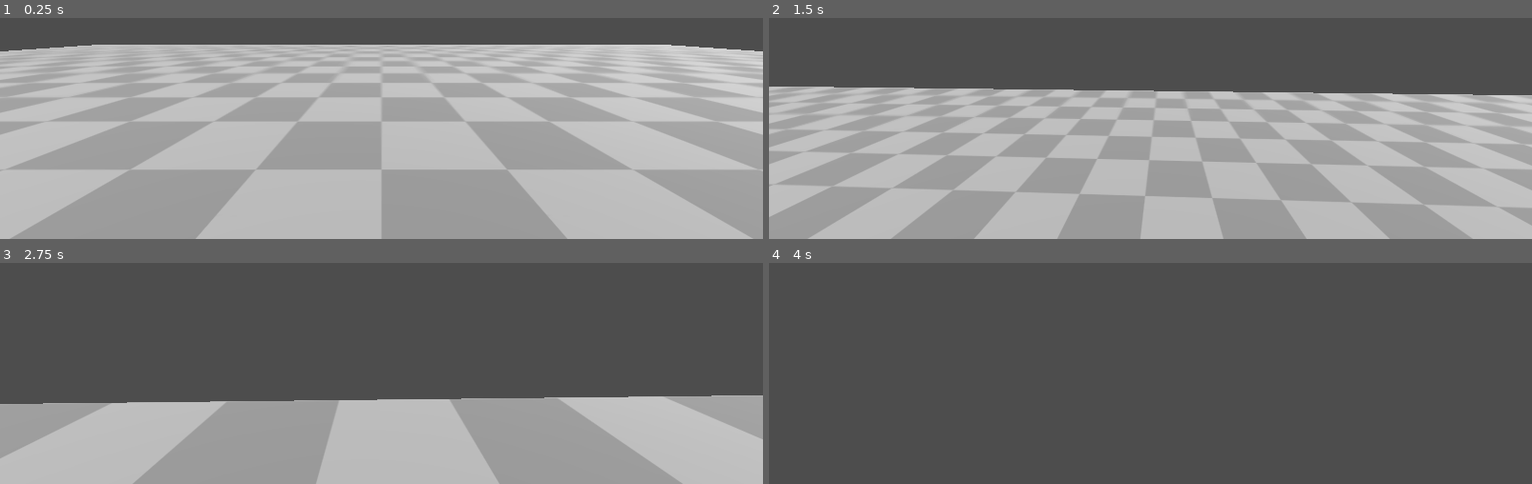
Above: before the commit, frames 1-4 (two rows, left to right).
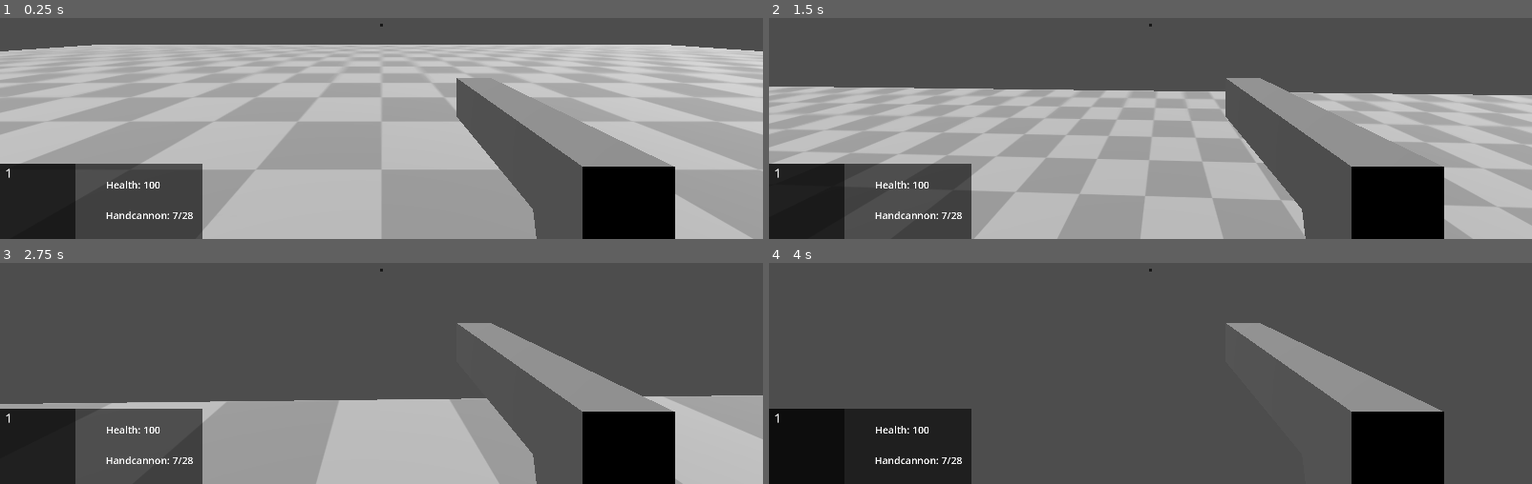
Above: after the commit, the same moments.

Repository: Robertsonl1/game_development_2024
Game: Godot game, scene res://scenes/main.tscn
Two runs of this game, one before a commit and one after it. Both use one fixed random seed, a clock stepped at 60 frames per second and the inputs below.
Inputs (mouse positions are in pixels of both pictures, inside the frame that each line leads up to):
- Up to frame 1 (0.25 s): no input
- Up to frame 2 (1.5 s): tap Enter at 0.5 s; move the mouse to (1188, 22) at 0.52 s; hold W (forwards) from 0.53 s (still down); tap F (grapple) at 0.6, 1.35 s; tap Space (jump) at 0.77 s; move the mouse to (1112, 26) at 1.27 s
- Up to frame 3 (2.75 s): keep holding W (forwards); tap Space (jump) at 1.52 s; move the mouse to (outside the picture) at 2.02 s; tap F (grapple) at 2.1 s
- Up to frame 4 (4 s): keep holding W (forwards); move the mouse to (1142, 276) at 2.77 s; tap F (grapple) at 2.85, 3.6 s; tap Space (jump) at 3.02, 3.5, 3.77 s; move the mouse to (1203, 276) at 3.52 s

The runs differ from the first frame. In frame 1, 20% of the frame differs, in the area x 0-89%, y 2-100%; in frame 2, 20%; in frame 3, 19%; in frame 4, 16%.

Commit message:
weapon manager

Diff:
--- a/game_development_2024-main/scenes/player.tscn
+++ b/game_development_2024-main/scenes/player.tscn
@@ -1,6 +1,11 @@
-[gd_scene load_steps=4 format=3 uid="uid://bwnkle17ik1nl"]
+[gd_scene load_steps=9 format=3 uid="uid://bwnkle17ik1nl"]
 
 [ext_resource type="Script" path="res://scripts/characters/player/player.gd" id="1_pcdq5"]
+[ext_resource type="Script" path="res://scenes/weapons/weapon_manager.gd" id="2_3t5l0"]
+[ext_resource type="PackedScene" uid="uid://dp2532qasylyo" path="res://scenes/weapons/handcannon/handcannon.tscn" id="2_24c3m"]
+[ext_resource type="PackedScene" uid="uid://cwwmbxblg3tgu" path="res://scenes/weapons/assaultrifle/assault_rifle.tscn" id="3_1sxk0"]
+[ext_resource type="PackedScene" uid="uid://b64qfavu0pi1w" path="res://scenes/weapons/unarmed/unarmed.tscn" id="4_jfo8s"]
+[ext_resource type="PackedScene" uid="uid://bie5kfrux1mbo" path="res://scenes/ui/hud/hud.tscn" id="5_7jv1j"]
 
 [sub_resource type="CapsuleMesh" id="CapsuleMesh_k4s4p"]
 
@@ -25,3 +30,17 @@
 [node name="GrappleCast" type="RayCast3D" parent="Head"]
 transform = Transform3D(1, 0, 0, 0, 1, 0, 0, 0, 1, 0, 0.156, 0)
 target_position = Vector3(0, 0, -25)
+
+[node name="Hand" type="Node3D" parent="Head"]
+script = ExtResource("2_3t5l0")
+
+[node name="HandCannon" parent="Head/Hand" instance=ExtResource("2_24c3m")]
+transform = Transform3D(1, 0, 0, 0, 1, 0, 0, 0, 1, 0.196, -0.104, -0.309)
+
+[node name="AssaultRifle" parent="Head/Hand" instance=ExtResource("3_1sxk0")]
+transform = Transform3D(1, 0, 0, 0, 1, 0, 0, 0, 1, 0.151, 0.002, -0.48)
+visible = false
+
+[node name="Unarmed" parent="Head/Hand" instance=ExtResource("4_jfo8s")]
+
+[node name="HUD" parent="." instance=ExtResource("5_7jv1j")]
--- a/game_development_2024-main/scenes/ui/hud/hud.tscn
+++ b/game_development_2024-main/scenes/ui/hud/hud.tscn
@@ -47,3 +47,18 @@
 offset_bottom = 46.0
 theme_override_font_sizes/font_size = 30
 text = "1"
+
+[node name="Crosshair" type="ColorRect" parent="."]
+layout_mode = 1
+anchors_preset = 8
+anchor_left = 0.5
+anchor_top = 0.5
+anchor_right = 0.5
+anchor_bottom = 0.5
+offset_left = -3.0
+offset_top = -3.0
+offset_right = 3.0
+offset_bottom = 3.0
+grow_horizontal = 2
+grow_vertical = 2
+color = Color(0, 0, 0, 0.686275)
--- a/game_development_2024-main/scenes/weapons/assaultrifle/assault_rifle.tscn
+++ b/game_development_2024-main/scenes/weapons/assaultrifle/assault_rifle.tscn
@@ -1,34 +1,93 @@
-[gd_scene load_steps=4 format=3 uid="uid://cwwmbxblg3tgu"]
+[gd_scene load_steps=8 format=3 uid="uid://cwwmbxblg3tgu"]
 
 [sub_resource type="BoxMesh" id="BoxMesh_6ane2"]
-size = Vector3(0.025, 0.156, 0.062)
+size = Vector3(0.03, 0.22, 0.099)
 
 [sub_resource type="BoxMesh" id="BoxMesh_db04x"]
-size = Vector3(0.023, 0.092, 0.04)
+size = Vector3(0.032, 0.148, 0.051)
 
 [sub_resource type="BoxMesh" id="BoxMesh_250oj"]
-size = Vector3(0.036, 0.053, 0.344)
+size = Vector3(0.076, 0.09, 0.478)
+
+[sub_resource type="Animation" id="Animation_ecdyw"]
+length = 0.001
+tracks/0/type = "value"
+tracks/0/imported = false
+tracks/0/enabled = true
+tracks/0/path = NodePath("Root/Anchor:rotation")
+tracks/0/interp = 1
+tracks/0/loop_wrap = true
+tracks/0/keys = {
+"times": PackedFloat32Array(0),
+"transitions": PackedFloat32Array(1),
+"update": 0,
+"values": [Vector3(-1.5708, 0, 0)]
+}
+
+[sub_resource type="Animation" id="Animation_da6tu"]
+resource_name = "deequip"
+length = 0.1
+tracks/0/type = "value"
+tracks/0/imported = false
+tracks/0/enabled = true
+tracks/0/path = NodePath("Root/Anchor:rotation")
+tracks/0/interp = 1
+tracks/0/loop_wrap = true
+tracks/0/keys = {
+"times": PackedFloat32Array(0, 0.1),
+"transitions": PackedFloat32Array(1, 1),
+"update": 0,
+"values": [Vector3(0, 0, 0), Vector3(-1.5708, 0, 0)]
+}
+
+[sub_resource type="Animation" id="Animation_8pbj5"]
+resource_name = "equip"
+length = 0.1
+tracks/0/type = "value"
+tracks/0/imported = false
+tracks/0/enabled = true
+tracks/0/path = NodePath("Root/Anchor:rotation")
+tracks/0/interp = 1
+tracks/0/loop_wrap = true
+tracks/0/keys = {
+"times": PackedFloat32Array(0, 0.1),
+"transitions": PackedFloat32Array(1, 1),
+"update": 0,
+"values": [Vector3(-1.5708, 0, 0), Vector3(0, 0, 0)]
+}
+
+[sub_resource type="AnimationLibrary" id="AnimationLibrary_i1cnj"]
+_data = {
+"RESET": SubResource("Animation_ecdyw"),
+"deequip": SubResource("Animation_da6tu"),
+"equip": SubResource("Animation_8pbj5")
+}
 
 [node name="AssaultRifle" type="Node3D"]
 
 [node name="Root" type="Node3D" parent="."]
 
 [node name="Anchor" type="Node3D" parent="Root"]
+transform = Transform3D(1, 0, 0, 0, 1, 0, 0, 0, 1, 0, 0, 0.5)
+
+[node name="Body" type="Node3D" parent="Root/Anchor"]
 transform = Transform3D(1, 0, 0, 0, 1, 0, 0, 0, 1, 0, 0, -0.5)
 
-[node name="Body" type="Node3D" parent="Root/Anchor"]
-transform = Transform3D(1, 0, 0, 0, 1, 0, 0, 0, 1, 0, 0, 0.5)
-
 [node name="MeshInstance3D3" type="MeshInstance3D" parent="Root/Anchor/Body"]
-transform = Transform3D(1, 0, 0, 0, 1, 0, 0, 0, 1, 0, -0.0783667, 0.0466712)
+transform = Transform3D(1, 0, 0, 0, 1, 0, 0, 0, 1, 0, -0.129683, -0.100811)
 mesh = SubResource("BoxMesh_6ane2")
 skeleton = NodePath("../../../..")
 
 [node name="MeshInstance3D2" type="MeshInstance3D" parent="Root/Anchor/Body"]
-transform = Transform3D(1, 0, 0, 0, 0.882792, -0.469764, 0, 0.469764, 0.882792, 0, -0.0374138, -0.115158)
+transform = Transform3D(1, 0, 0, 0, 0.896957, 0.442117, 0, -0.442117, 0.896957, 0, -0.0807101, 0.195126)
 mesh = SubResource("BoxMesh_db04x")
 skeleton = NodePath("../../../..")
 
 [node name="MeshInstance3D" type="MeshInstance3D" parent="Root/Anchor/Body"]
 mesh = SubResource("BoxMesh_250oj")
 skeleton = NodePath("../../../..")
+
+[node name="AnimationPlayer" type="AnimationPlayer" parent="."]
+libraries = {
+"": SubResource("AnimationLibrary_i1cnj")
+}
--- a/game_development_2024-main/scenes/weapons/handcannon/handcannon.tscn
+++ b/game_development_2024-main/scenes/weapons/handcannon/handcannon.tscn
@@ -1,13 +1,28 @@
 [gd_scene load_steps=7 format=3 uid="uid://dp2532qasylyo"]
 
 [sub_resource type="BoxMesh" id="BoxMesh_00why"]
-size = Vector3(0.023, 0.03, 0.118)
+size = Vector3(0.073, 0.082, 0.376)
 
 [sub_resource type="BoxMesh" id="BoxMesh_n23jv"]
-size = Vector3(0.019, 0.064, 0.03)
+size = Vector3(0.055, 0.135, 0.068)
 
-[sub_resource type="Animation" id="Animation_i0uqt"]
-resource_name = "Equip"
+[sub_resource type="Animation" id="Animation_dp3oj"]
+length = 0.001
+tracks/0/type = "value"
+tracks/0/imported = false
+tracks/0/enabled = true
+tracks/0/path = NodePath("Root/Anchor:rotation")
+tracks/0/interp = 1
+tracks/0/loop_wrap = true
+tracks/0/keys = {
+"times": PackedFloat32Array(0),
+"transitions": PackedFloat32Array(1),
+"update": 0,
+"values": [Vector3(0, 0, 0)]
+}
+
+[sub_resource type="Animation" id="Animation_sk1e2"]
+resource_name = "deequip"
 length = 0.1
 tracks/0/type = "value"
 tracks/0/imported = false
@@ -19,26 +34,11 @@
 "times": PackedFloat32Array(0, 0.1),
 "transitions": PackedFloat32Array(1, 1),
 "update": 0,
-"values": [Vector3(1.5708, 0, 0), Vector3(0, 0, 0)]
+"values": [Vector3(0, 0, 0), Vector3(-1.5708, 0, 0)]
 }
 
-[sub_resource type="Animation" id="Animation_53i5d"]
-length = 0.001
-tracks/0/type = "value"
-tracks/0/imported = false
-tracks/0/enabled = true
-tracks/0/path = NodePath("Root/Anchor:rotation")
-tracks/0/interp = 1
-tracks/0/loop_wrap = true
-tracks/0/keys = {
-"times": PackedFloat32Array(0),
-"transitions": PackedFloat32Array(1),
-"update": 0,
-"values": [Vector3(1.5708, 0, 0)]
-}
-
-[sub_resource type="Animation" id="Animation_6epa4"]
-resource_name = "Deequip"
+[sub_resource type="Animation" id="Animation_wig5a"]
+resource_name = "equip"
 length = 0.1
 tracks/0/type = "value"
 tracks/0/imported = false
@@ -50,14 +50,14 @@
 "times": PackedFloat32Array(0, 0.1),
 "transitions": PackedFloat32Array(1, 1),
 "update": 0,
-"values": [Vector3(1.5708, 0, 0), Vector3(0, 0, 0)]
+"values": [Vector3(-1.5708, 0, 0), Vector3(0, 0, 0)]
 }
 
-[sub_resource type="AnimationLibrary" id="AnimationLibrary_07528"]
+[sub_resource type="AnimationLibrary" id="AnimationLibrary_vdmiv"]
 _data = {
-"Deequip": SubResource("Animation_6epa4"),
-"Equip": SubResource("Animation_i0uqt"),
-"RESET": SubResource("Animation_53i5d")
+"RESET": SubResource("Animation_dp3oj"),
+"deequip": SubResource("Animation_sk1e2"),
+"equip": SubResource("Animation_wig5a")
 }
 
 [node name="HandCannon" type="Node3D"]
@@ -65,21 +65,20 @@
 [node name="Root" type="Node3D" parent="."]
 
 [node name="Anchor" type="Node3D" parent="Root"]
-transform = Transform3D(1, 0, 0, 0, -4.37114e-08, -1, 0, 1, -4.37114e-08, 0, 0, -0.5)
+transform = Transform3D(1, 0, 0, 0, 1, 0, 0, 0, 1, 0, 0, 0.5)
 
 [node name="Body" type="Node3D" parent="Root/Anchor"]
-transform = Transform3D(1, 0, 0, 0, 1, 0, 0, 0, 1, 0, 0, 0.5)
+transform = Transform3D(1, 0, 0, 0, 1, 0, 0, 0, 1, 0, 0, -0.5)
 
 [node name="MeshInstance3D" type="MeshInstance3D" parent="Root/Anchor/Body"]
-transform = Transform3D(1, 0, 0, 0, 1, 0, 0, 0, 1, 0, 0.0164965, 0.00592537)
+transform = Transform3D(1, 0, 0, 0, 1, 0, 0, 0, 1, 9.2988e-09, 0.106079, -0.100441)
 mesh = SubResource("BoxMesh_00why")
 
 [node name="MeshInstance3D2" type="MeshInstance3D" parent="Root/Anchor/Body"]
-transform = Transform3D(1, 0, 0, 0, 0.992371, -0.12329, 0, 0.12329, 0.992371, 0, -0.0156619, -0.028816)
+transform = Transform3D(1, 3.22608e-08, 2.01356e-09, -3.17664e-08, 0.969339, 0.24573, 5.97562e-09, -0.24573, 0.969339, -6.409e-09, 0.0104121, 0.0444944)
 mesh = SubResource("BoxMesh_n23jv")
 
-[node name="AnimationPlayer" type="AnimationPlayer" parent="Root"]
-root_node = NodePath("../..")
+[node name="AnimationPlayer" type="AnimationPlayer" parent="."]
 libraries = {
-"": SubResource("AnimationLibrary_07528")
+"": SubResource("AnimationLibrary_vdmiv")
 }
--- /dev/null
+++ b/game_development_2024-main/scenes/weapons/weapon.gd
@@ -0,0 +1,30 @@
+extends Node3D
+class_name Weapon
+
+# References
+var weapon_manager = null
+var player = null
+var animation_player
+
+# Weapon states
+var is_equipped = false
+var is_firing = false
+var is_reloading = false
+
+# Weapon parameters
+@export var weapon_name = "Weapon"
+
+# Optional
+@export var equip_speed = 1.0
+@export var deequip_speed = 1.0
+
+
+
+# Equip/DeEquip cycle
+func equip():
+	animation_player.play("Equip", -1.0, equip_speed)
+
+func deequip():
+	animation_player.play ("Deequip, -1.0", deequip_speed)
+
+func is_equip_finished():
--- /dev/null
+++ b/game_development_2024-main/scenes/weapons/weapon_manager.gd
@@ -0,0 +1,35 @@
+extends Node3D
+
+
+# All the weapons in the game
+var all_weapons = {}
+
+# Weapons the player is carrying
+var weapons = {}
+
+# HUD
+var hud
+
+var current_weapon # Reference to the current weapon equipped
+var current_weapon_slot = "Empty" # The current weapon slot
+
+var changing_weapon = false
+var unequiped_weapon = false
+
+
+
+func _ready():
+
+	hud = owner.get_node("HUD")
+
+	all_weapons = {
+		"Unarmed" : preload("res://scenes/weapons/unarmed/unarmed.tscn"),
+		"Handcannon" : preload("res://scenes/weapons/handcannon/handcannon.tscn"),
+		"AssaultRifle" : preload("res://scenes/weapons/assaultrifle/assault_rifle.tscn")
+	}
+
+	weapons = {
+		"Empty" : $Unarmed,
+		"Primary" : $Handcannon,
+		"Secondary" : $AssaultRifle
+	}
